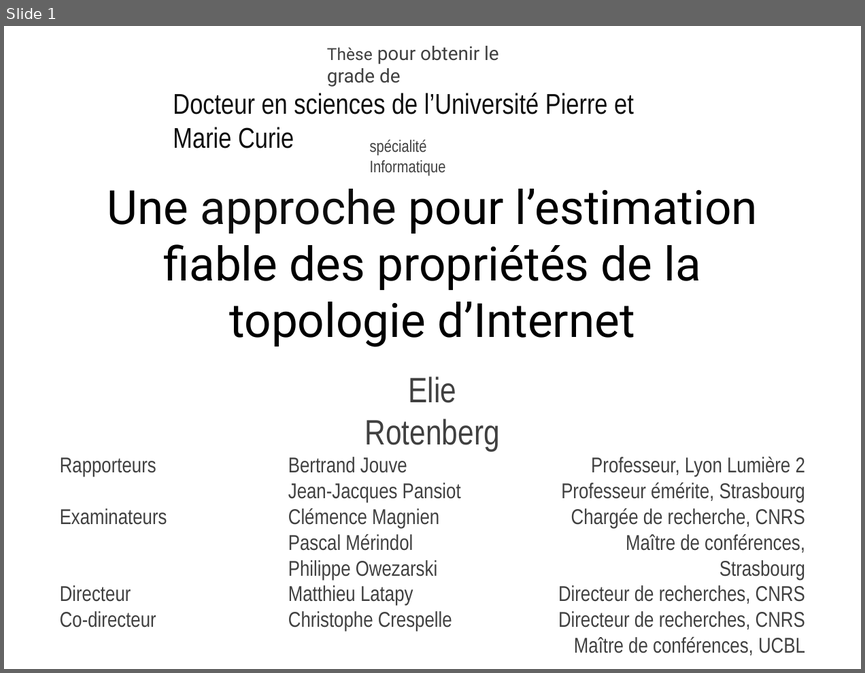
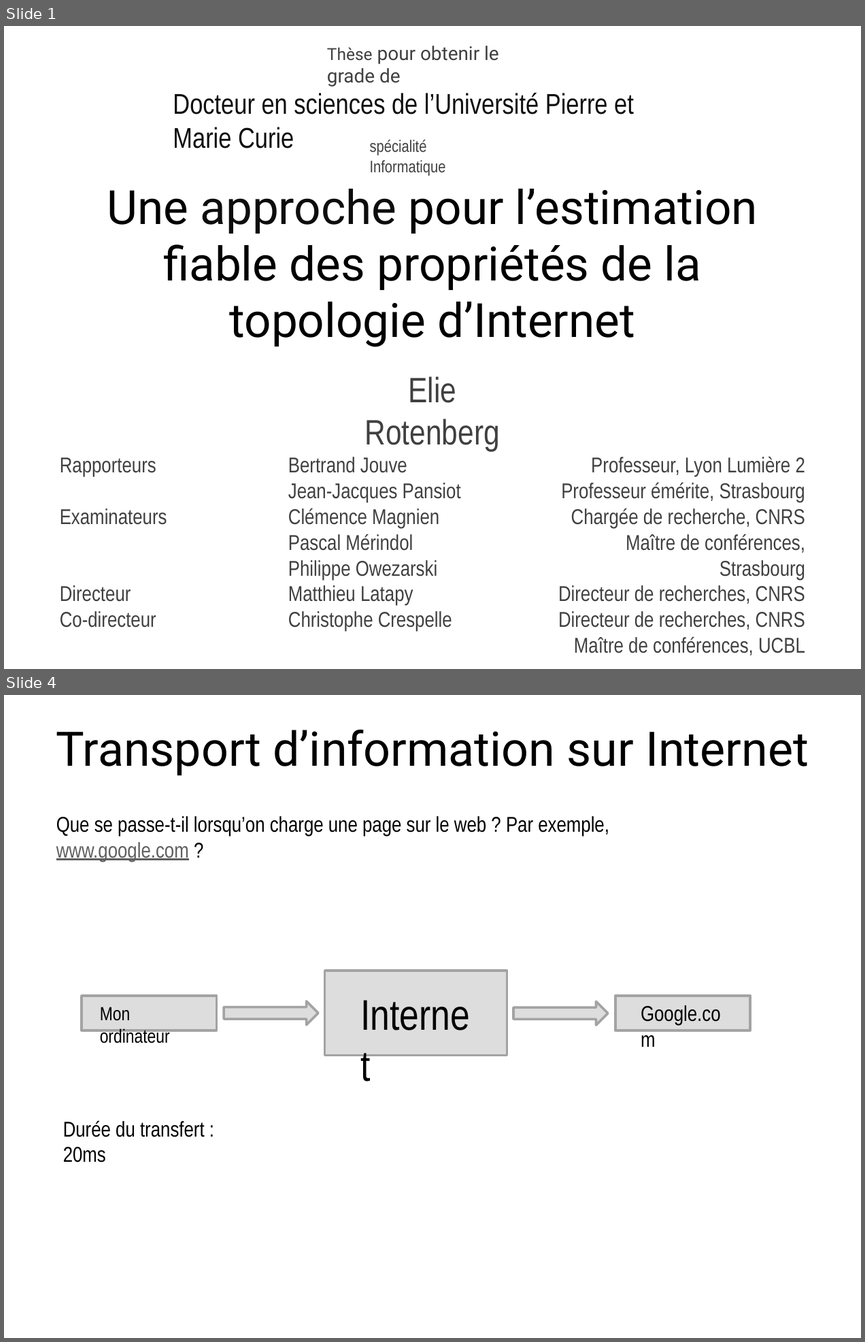
Before and after one commit to elierotenberg/my-thesis, a slide deck: slides.pptx. Shown one above the other, each under a label of ours: slide 1 before the commit, slides 1 and 4 after it; the slides between them are not shown. The pictures are 865x673 and 865x1342 pixels, drawn with LibreOffice and Linux fonts; fonts in the diff are those of the drawing. Boxes give left, top, right and bottom in pixels: in the first picture for what was removed or moved away, otherwise in the second. Text is boxed around its words. In the diff, an @@ line names an element or a change of style, - is before the commit and + after.

```diff
--- a/slides.pptx
+++ b/slides.pptx
@@ slide 4 added at [4,695,861,1338], background #FFFFFF @@
@@ title added at [56,729,808,776], 40 pt, text #000000 @@
+Transport d’information sur Internet
@@ text added at [56,816,609,862], 18 pt, text #000000 @@
+Que se passe-t-il lorsqu’on charge une page sur le web ? Par exemple, www.google.com ?
@@ rectangle added at [324,971,507,1055], fill #DDDDDD, outline #A3A3A3 2 pt @@
@@ rectangle added at [82,996,216,1030], fill #DDDDDD, outline #A3A3A3 2 pt @@
@@ text added at [352,983,479,1044], 36 pt, text #000000 @@
+Internet
@@ rectangle added at [615,996,749,1030], fill #DDDDDD, outline #A3A3A3 2 pt @@
@@ text added at [100,1006,170,1042], 16 pt, text #000000 @@
+Mon ordinateur
@@ right arrow added at [224,1001,318,1025], fill #DDDDDD, outline #A3A3A3 2 pt @@
@@ right arrow added at [513,1001,607,1025], fill #DDDDDD, outline #A3A3A3 2 pt @@
@@ text added at [640,1005,721,1025], 18 pt, text #000000 @@
+Google.com
@@ text added at [63,1120,205,1162], 18 pt, text #000000 @@
+Durée du transfert : 20ms
```
Also in this commit, not shown: 10 other slides added.
